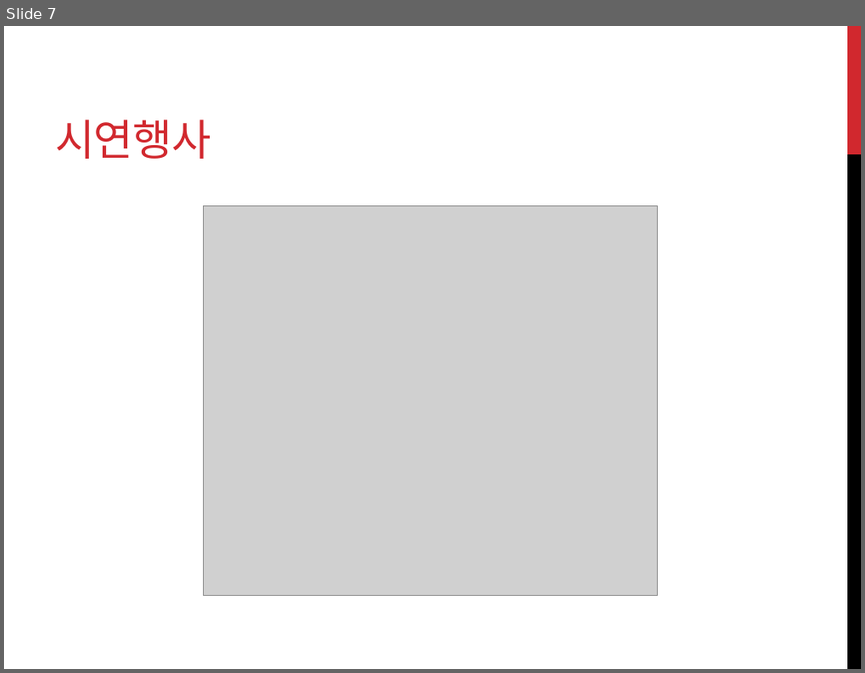
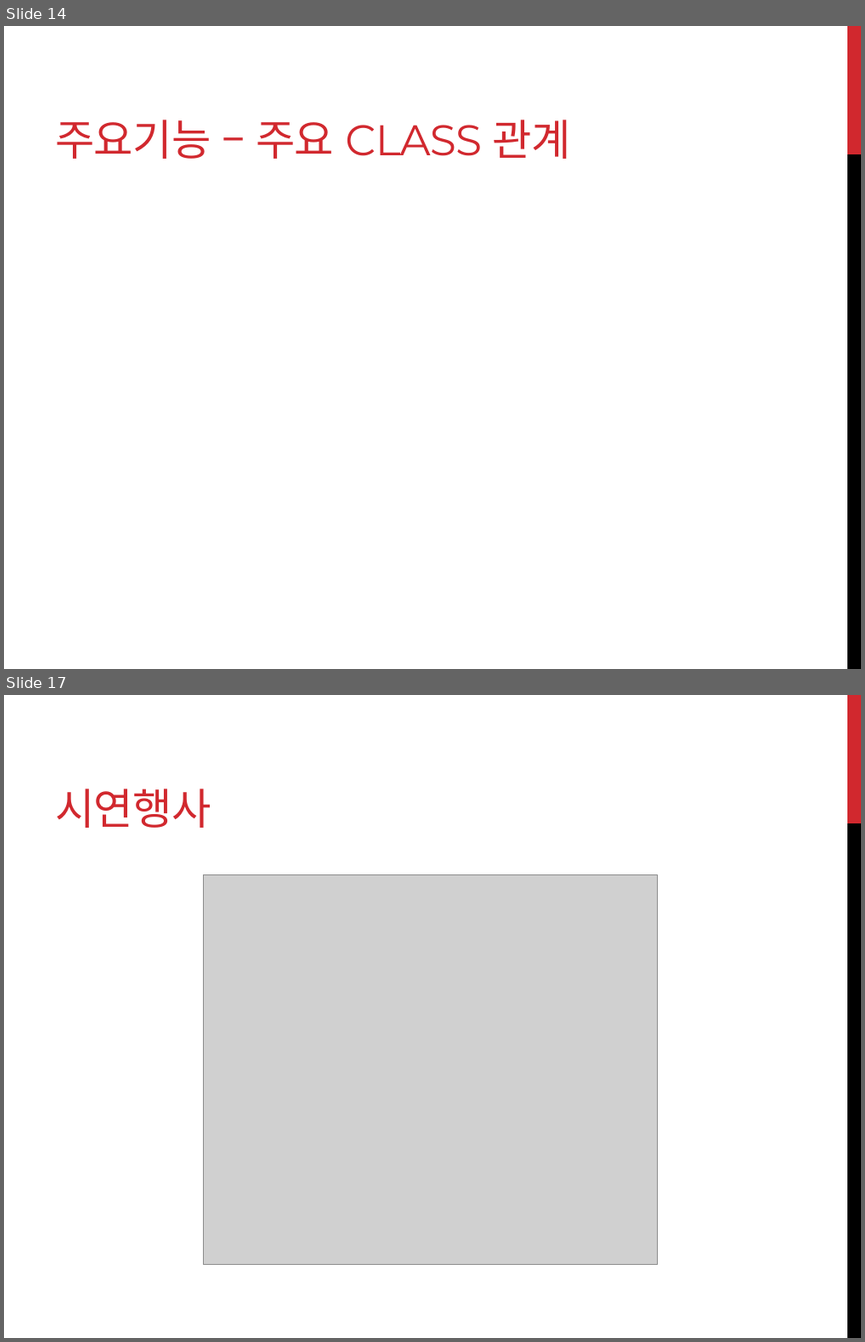
Before and after one commit to jinlee10/javaminiproj, a slide deck: Java_mini_proj_home/java_proj_PPT.pptx. Shown one above the other, each under a label of ours: slide 7 before the commit, slides 14 and 17 after it; the slides between them are not shown. The pictures are 865x673 and 865x1342 pixels, drawn with LibreOffice and Linux fonts; fonts in the diff are those of the drawing; grey boxes stand for pictures. Boxes give left, top, right and bottom in pixels: in the first picture for what was removed or moved away, otherwise in the second. Text is boxed around its words. In the diff, an @@ line names an element or a change of style, - is before the commit and + after.

```diff
--- a/Java_mini_proj_home/java_proj_PPT.pptx
+++ b/Java_mini_proj_home/java_proj_PPT.pptx
@@ slide 14 added at [4, 26, 861, 669], background #FFFFFF; not listed: 2 template elements that a slide beside it also shows @@
@@ title added at [55, 120, 571, 159], 36 pt, text #D1282E @@
+주요기능 – 주요 CLASS 관계
@@ what was slide 7 is now slide 17 @@
```
Also in this commit, not shown: 1 slide changed, 9 other slides added.
